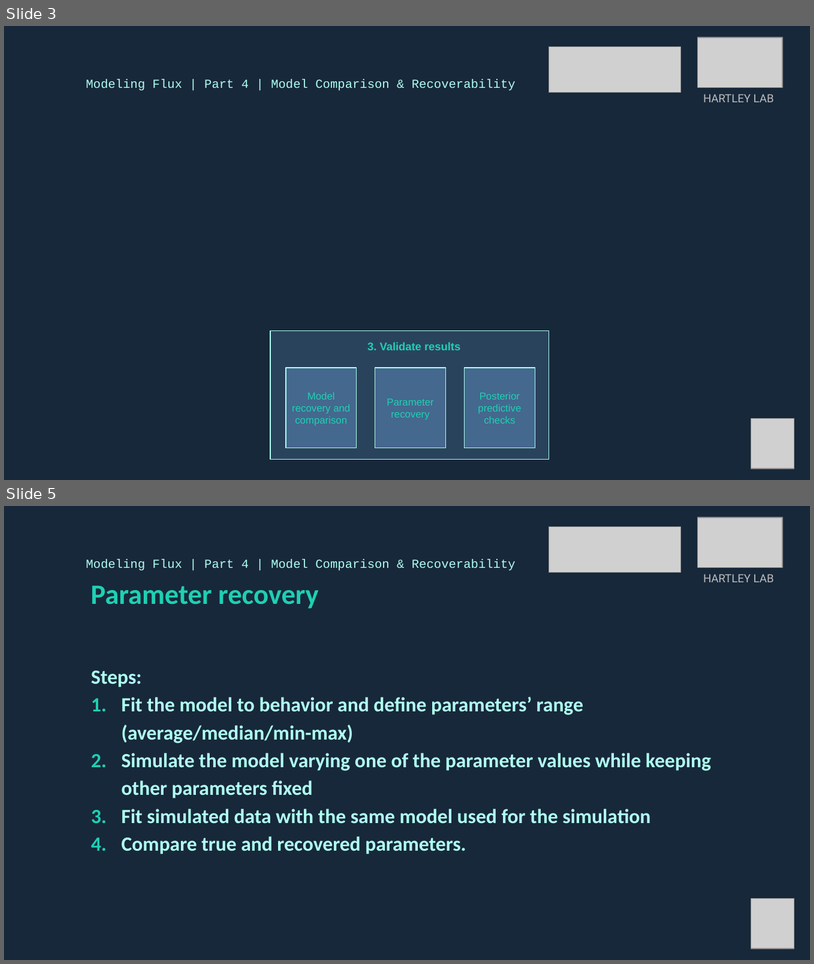
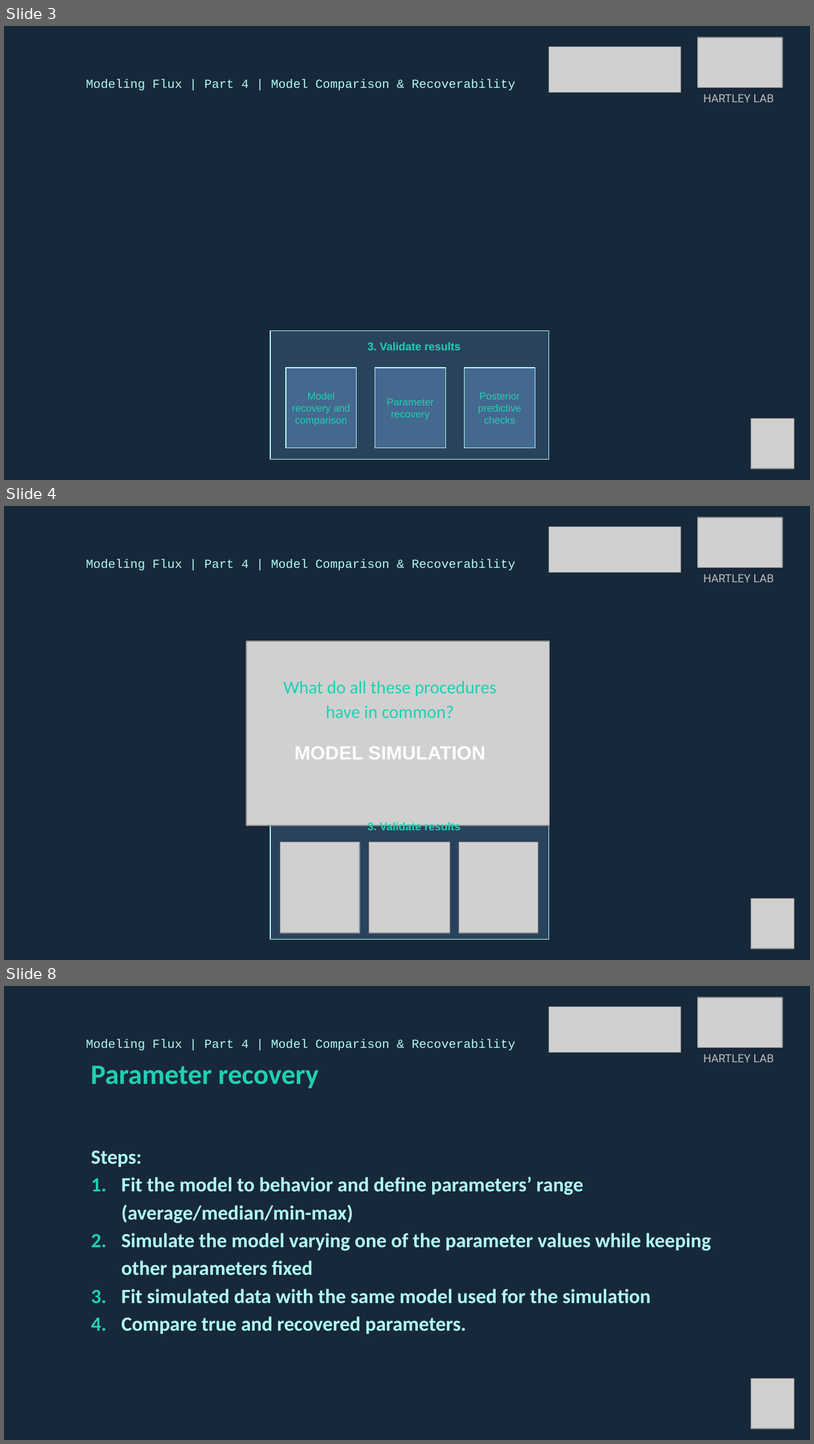
Before and after one commit to DevComPsy/2021FluxCompModellingWorkshop, a slide deck: SectionD/Flux_GroupD_combined.pptx. Shown one above the other, each under a label of ours: slides 3 and 5 before the commit, slides 3, 4 and 8 after it; the slides between them are not shown. The pictures are 814x964 and 814x1444 pixels, drawn with LibreOffice and Linux fonts; fonts in the diff are those of the drawing; grey boxes stand for pictures. Boxes give left, top, right and bottom in pixels: in the first picture for what was removed or moved away, otherwise in the second. Text is boxed around its words. In the diff, an @@ line names an element or a change of style, - is before the commit and + after.

```diff
--- a/SectionD/Flux_GroupD_combined.pptx
+++ b/SectionD/Flux_GroupD_combined.pptx
@@ slide 4 added at [4, 506, 810, 960], background #17283A @@
@@ picture added at [698, 517, 783, 567] @@
@@ picture added at [549, 527, 681, 573] @@
@@ text added at [86, 559, 516, 571], 11 pt, text #B0FEF1 @@
+Modeling Flux | Part 4 | Model Comparison & Recoverability
@@ text added at [704, 574, 774, 582], 10 pt, text #BDBDBD @@
+HARTLEY LAB
@@ picture added at [247, 640, 550, 825] @@
@@ text added at [284, 681, 497, 718], 16 pt, text #1BD1B3 @@
+What do all these procedures have in common?
@@ text added at [294, 746, 485, 759], 17 pt, text #FFFFFF, bold @@
+MODEL SIMULATION
@@ rectangle added at [270, 810, 549, 939], fill #2A435D, outline #B0FEF1 0.75 pt @@
@@ text added at [368, 821, 461, 832], 9.9 pt, text #1FD0B3, bold @@
+3. Validate results
@@ picture added at [281, 841, 360, 933] @@
@@ picture added at [369, 841, 450, 933] @@
@@ picture added at [459, 841, 539, 933] @@
@@ picture added at [752, 898, 794, 948] @@
@@ what was slide 5 is now slide 8 @@
```
Also in this commit, not shown: 5 slides changed, 2 other slides added, 1 other file.
